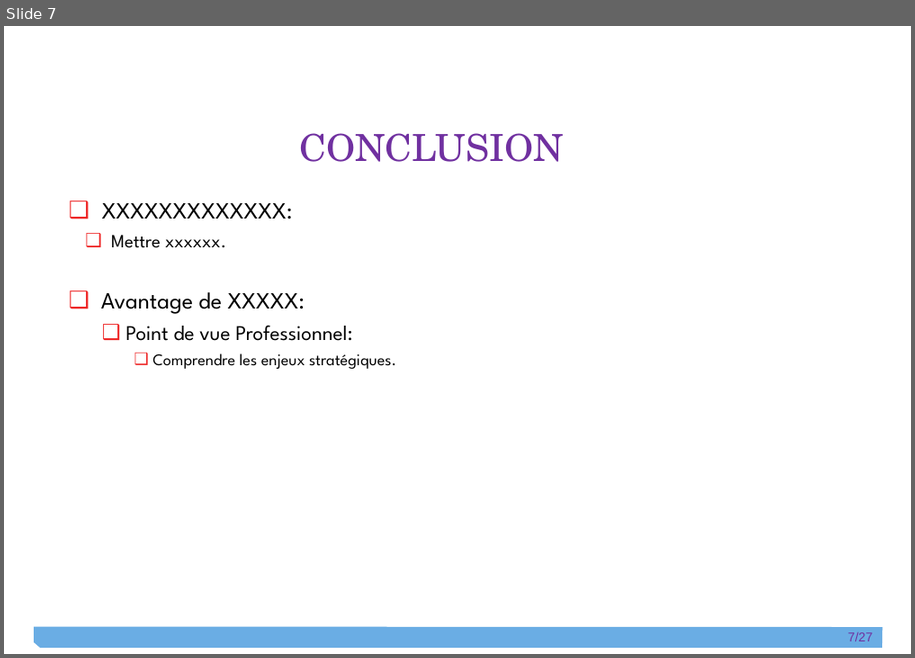
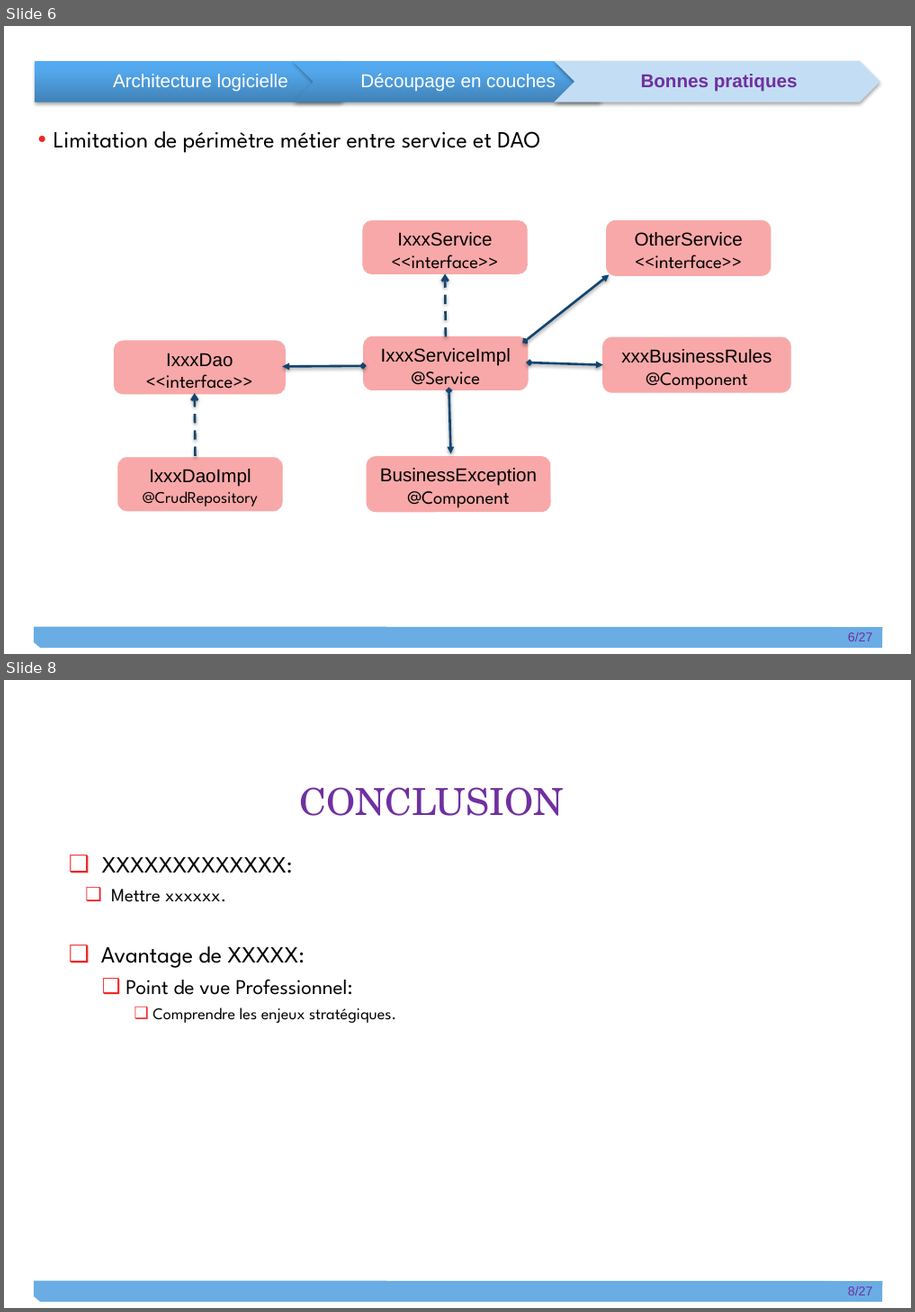
Before and after one commit to git-wylson/kata2, a slide deck: Wylson_Dibinga_Diapo.pptx. Shown one above the other, each under a label of ours: slide 7 before the commit, slides 6 and 8 after it; the slides between them are not shown. The pictures are 915x658 and 915x1312 pixels, drawn with LibreOffice and Linux fonts; fonts in the diff are those of the drawing. Boxes give left, top, right and bottom in pixels: in the first picture for what was removed or moved away, otherwise in the second. Text is boxed around its words. In the diff, an @@ line names an element or a change of style, - is before the commit and + after.

```diff
--- a/Wylson_Dibinga_Diapo.pptx
+++ b/Wylson_Dibinga_Diapo.pptx
@@ slide 6 added at box(4, 26, 911, 654), background #FFFFFF; not listed: 2 template elements that a slide beside it also shows @@
@@ group added at box(35, 61, 881, 102): 3 texts, 2 chevrons, 1 pentagon arrow @@
+Architecture logicielle
+Découpage en couches
+Bonnes pratiques
@@ text added at box(54, 131, 540, 153), 20 pt, text #000000 @@
+• Limitation de périmètre métier entre service et DAO
@@ rounded rectangle added at box(363, 221, 528, 274), fill #F8A8A8, outline #F8A8A8 0.75 pt, 16 pt, text #000000 @@
+IxxxService
+<<interface>>
@@ rounded rectangle added at box(607, 221, 772, 276), fill #F8A8A8, outline #F8A8A8 0.75 pt, 16 pt, text #000000 @@
+OtherService
+<<interface>>
@@ arrow added from (446, 336) to (446, 274), #124570 2 pt dashed @@
@@ double arrow added from (526, 341) to (610, 274), #124570 2 pt @@
@@ rounded rectangle added at box(115, 341, 286, 394), fill #F8A8A8, outline #F8A8A8 0.75 pt, 16 pt, text #000000 @@
+IxxxDao
+<<interface>>
@@ rounded rectangle added at box(364, 336, 529, 390), fill #F8A8A8, outline #F8A8A8 0.75 pt, 16 pt, text #000000 @@
+IxxxServiceImpl
+@Service
@@ rounded rectangle added at box(603, 337, 792, 393), fill #F8A8A8, outline #F8A8A8 0.75 pt, 16 pt, text #000000 @@
+xxxBusinessRules
+@Component
@@ double arrow added from (363, 366) to (282, 367), #124570 2 pt @@
@@ double arrow added from (530, 363) to (603, 365), #124570 2 pt @@
@@ arrow added from (195, 456) to (195, 393), #124570 2 pt dashed @@
@@ double arrow added from (450, 390) to (451, 454), #124570 2 pt @@
@@ rounded rectangle added at box(367, 456, 550, 512), fill #F8A8A8, outline #F8A8A8 0.75 pt, 16 pt, text #000000 @@
+BusinessException
+@Component
@@ rounded rectangle added at box(118, 458, 282, 512), fill #F8A8A8, outline #F8A8A8 0.75 pt, 14 pt, text #000000 @@
+IxxxDaoImpl
+@CrudRepository
@@ what was slide 7 is now slide 8 @@
@@ page number at box(848, 1287, 873, 1296): text changed @@
-7/27
+8/27
```
Also in this commit, not shown: 5 slides changed, 1 other slide added, 1 slide removed, 10 other files.
